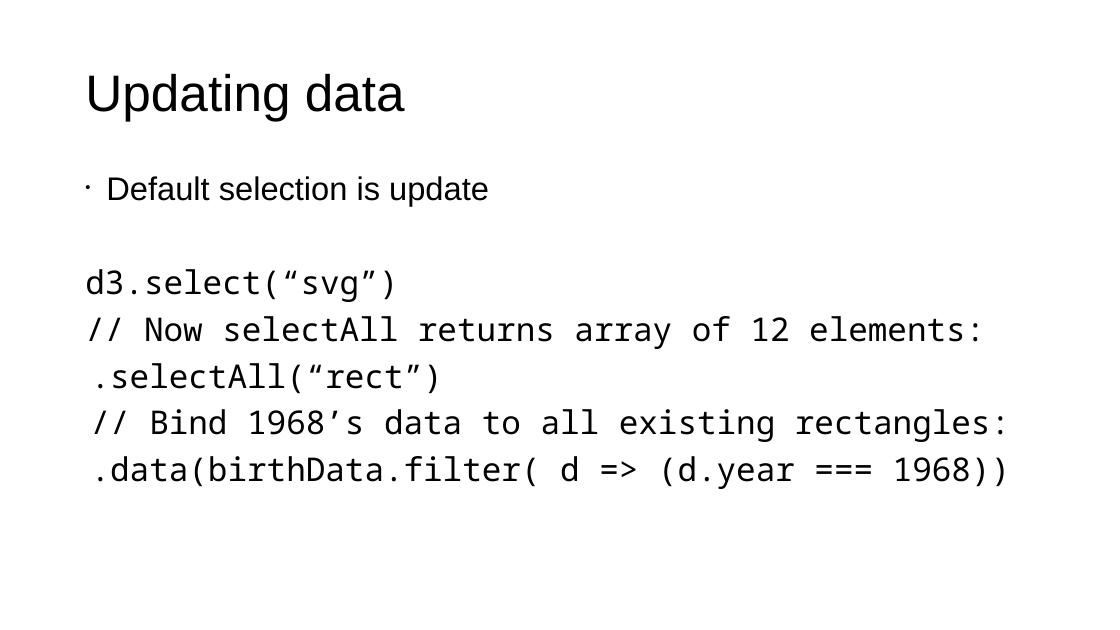
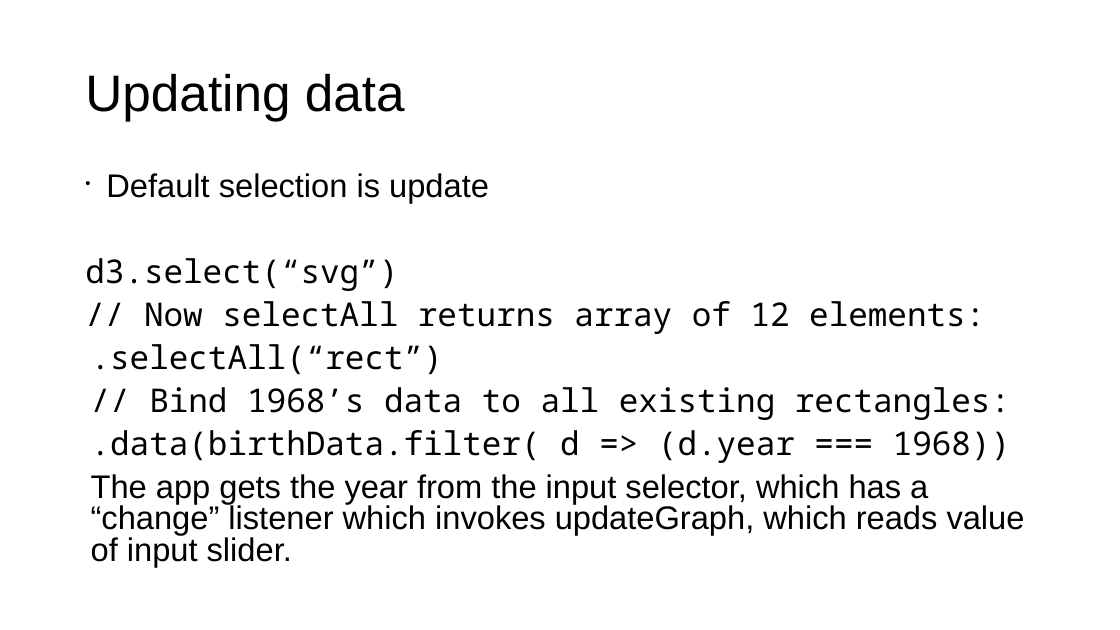
Before and after one commit to RonaldBarnes/d3-bar-chart-kwlug, a slide deck: slide 19 of BarChart Slideshow 2.odp (slide 17 before the commit). Drawn at 1120x630 pixels with LibreOffice and Linux fonts; fonts in the diff are those of the drawing. Boxes give left, top, right and bottom in pixels: in the first picture for what was removed or moved away, otherwise in the second. Text is boxed around its words. In the diff, an @@ line names an element or a change of style, - is before the commit and + after.

```diff
--- a/BarChart Slideshow 2.odp
+++ b/BarChart Slideshow 2.odp
@@ text at (85, 173, 1010, 463): line spacing 0.9 to 0.8 @@
@@ text at (91, 474, 1025, 567): paragraph added @@
+The app gets the year from the input selector, which has a “change” listener which invokes updateGraph, which reads value of input slider.
```
Also in this commit, not shown: 14 other slides changed, 2 slides added, 2 other files.
